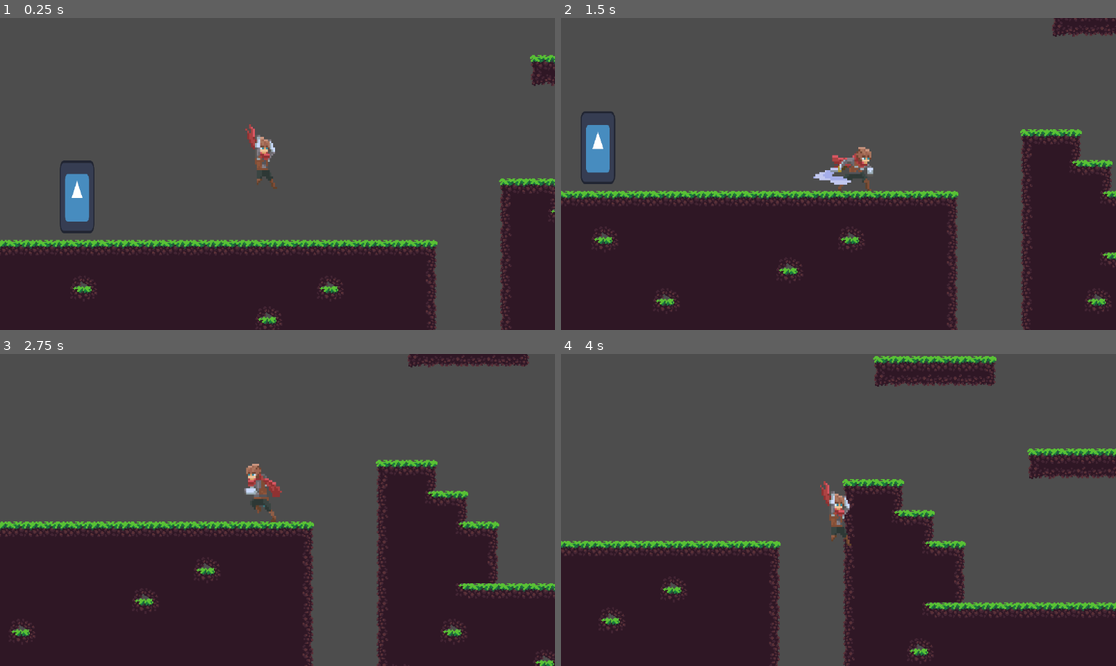
Above: before the commit, frames 1-4 (two rows, left to right).
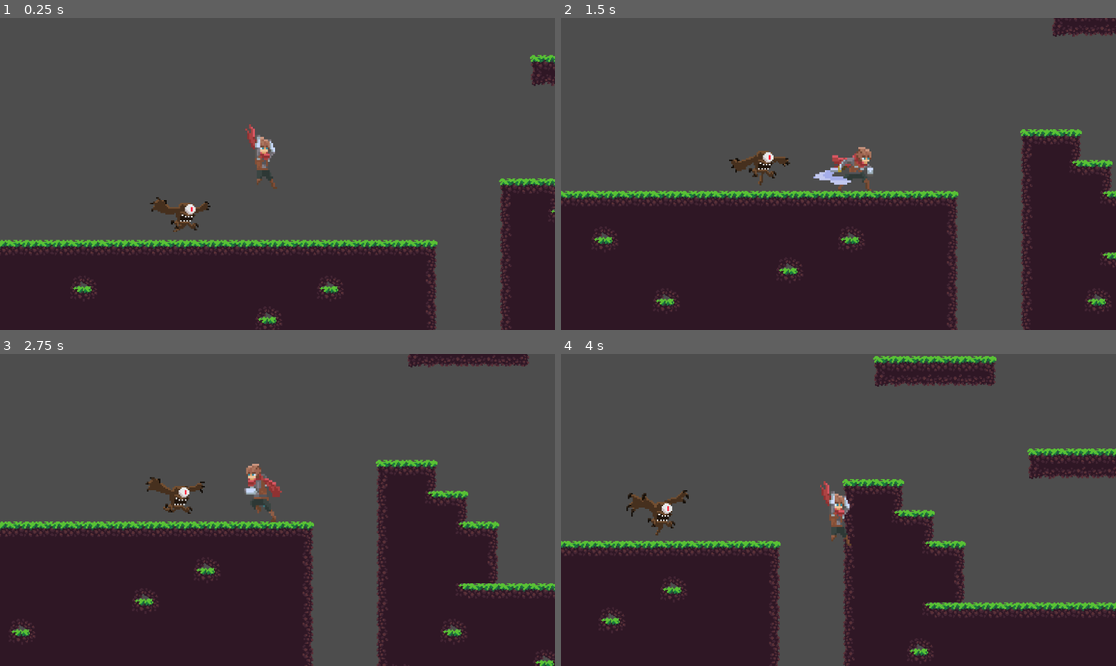
Above: after the commit, the same moments.

Repository: mgarper/Codename-Dream
Game: Godot game, scene res://Scenes/try_scene.tscn
Two runs of this game, one before a commit and one after it. Both use one fixed random seed, a clock stepped at 60 frames per second and the inputs below. The engine's default icon, where the game draws it, is replaced by a stand-in: a white triangle on a blue panel in a dark square.
Inputs (mouse positions are in pixels of both pictures, inside the frame that each line leads up to):
- Up to frame 1 (0.25 s): no input
- Up to frame 2 (1.5 s): move the mouse to (960, 158) at 0.52 s; hold D (move_right) from 0.53 s (still down); click (960, 158) at 0.6 s; tap Space (jump) at 0.77 s; move the mouse to (727, 189) at 1.27 s; click (727, 189) at 1.35 s
- Up to frame 3 (2.75 s): tap Space (jump) at 1.52 s; move the mouse to (333, 441) at 2.02 s; release D (move_right) at 2.03 s; hold A (move_left) from 2.03 s (still down); right-click (333, 441) at 2.1 s; click (333, 441) at 2.3 s
- Up to frame 4 (4 s): move the mouse to (810, 572) at 2.77 s; release A (move_left) at 2.78 s; hold D (move_right) from 2.78 s (still down); tap X (dash) at 2.85 s; tap Space (jump) at 3.02, 3.77 s; click (810, 572) at 3.05 s; move the mouse to (1005, 556) at 3.52 s; click (1005, 556) at 3.6 s

The runs differ from the first frame. In frame 1, 1.4% of the frame differs, in the area x 10-38%, y 45-70%; in frame 2, 1.3%; in frame 3, 0.5%; in frame 4, 0.6%.

Commit message:
First enemy created with basic functions

Diff:
--- a/Juego/Scenes/flying_enemy.tscn
+++ b/Juego/Scenes/flying_enemy.tscn
@@ -1,3 +1,232 @@
-[gd_scene format=3 uid="uid://c2drhko8d5vya"]
+[gd_scene load_steps=32 format=3 uid="uid://c2drhko8d5vya"]
+
+[ext_resource type="Texture2D" uid="uid://ciiuhesc5v1sm" path="res://SPRITES/enemie 2/Attack.png" id="1_lf402"]
+[ext_resource type="Script" path="res://Scripts/flying_enemy.gd" id="1_mypw8"]
+[ext_resource type="Texture2D" uid="uid://fowo7dpo3quj" path="res://SPRITES/enemie 2/Flight.png" id="1_ow864"]
+[ext_resource type="Texture2D" uid="uid://doaqthcaff0ky" path="res://SPRITES/enemie 2/Death.png" id="2_wf6sf"]
+[ext_resource type="Texture2D" uid="uid://d08snbbq7tb6e" path="res://SPRITES/enemie 2/Take Hit.png" id="4_wisfa"]
+
+[sub_resource type="RectangleShape2D" id="RectangleShape2D_gwpd1"]
+size = Vector2(62, 26)
+
+[sub_resource type="AtlasTexture" id="AtlasTexture_q7ogp"]
+atlas = ExtResource("1_lf402")
+region = Rect2(0, 0, 150, 150)
+
+[sub_resource type="AtlasTexture" id="AtlasTexture_ij2fs"]
+atlas = ExtResource("1_lf402")
+region = Rect2(150, 0, 150, 150)
+
+[sub_resource type="AtlasTexture" id="AtlasTexture_vqxe0"]
+atlas = ExtResource("1_lf402")
+region = Rect2(300, 0, 150, 150)
+
+[sub_resource type="AtlasTexture" id="AtlasTexture_k2ehc"]
+atlas = ExtResource("1_lf402")
+region = Rect2(450, 0, 150, 150)
+
+[sub_resource type="AtlasTexture" id="AtlasTexture_wm4xp"]
+atlas = ExtResource("1_lf402")
+region = Rect2(600, 0, 150, 150)
+
+[sub_resource type="AtlasTexture" id="AtlasTexture_iyave"]
+atlas = ExtResource("1_lf402")
+region = Rect2(750, 0, 150, 150)
+
+[sub_resource type="AtlasTexture" id="AtlasTexture_612c5"]
+atlas = ExtResource("1_lf402")
+region = Rect2(900, 0, 150, 150)
+
+[sub_resource type="AtlasTexture" id="AtlasTexture_usbkh"]
+atlas = ExtResource("1_lf402")
+region = Rect2(1050, 0, 150, 150)
+
+[sub_resource type="AtlasTexture" id="AtlasTexture_jnxp5"]
+atlas = ExtResource("2_wf6sf")
+region = Rect2(0, 0, 150, 150)
+
+[sub_resource type="AtlasTexture" id="AtlasTexture_nqg33"]
+atlas = ExtResource("2_wf6sf")
+region = Rect2(150, 0, 150, 150)
+
+[sub_resource type="AtlasTexture" id="AtlasTexture_k8y7d"]
+atlas = ExtResource("2_wf6sf")
+region = Rect2(300, 0, 150, 150)
+
+[sub_resource type="AtlasTexture" id="AtlasTexture_anl47"]
+atlas = ExtResource("2_wf6sf")
+region = Rect2(450, 0, 150, 150)
+
+[sub_resource type="AtlasTexture" id="AtlasTexture_3i7np"]
+atlas = ExtResource("1_ow864")
+region = Rect2(0, 0, 150, 150)
+
+[sub_resource type="AtlasTexture" id="AtlasTexture_tfkv8"]
+atlas = ExtResource("1_ow864")
+region = Rect2(150, 0, 150, 150)
+
+[sub_resource type="AtlasTexture" id="AtlasTexture_ryi24"]
+atlas = ExtResource("1_ow864")
+region = Rect2(300, 0, 150, 150)
+
+[sub_resource type="AtlasTexture" id="AtlasTexture_hoiuo"]
+atlas = ExtResource("1_ow864")
+region = Rect2(450, 0, 150, 150)
+
+[sub_resource type="AtlasTexture" id="AtlasTexture_ys038"]
+atlas = ExtResource("1_ow864")
+region = Rect2(600, 0, 150, 150)
+
+[sub_resource type="AtlasTexture" id="AtlasTexture_21yuy"]
+atlas = ExtResource("1_ow864")
+region = Rect2(750, 0, 150, 150)
+
+[sub_resource type="AtlasTexture" id="AtlasTexture_hn4fu"]
+atlas = ExtResource("1_ow864")
+region = Rect2(900, 0, 150, 150)
+
+[sub_resource type="AtlasTexture" id="AtlasTexture_evjrl"]
+atlas = ExtResource("1_ow864")
+region = Rect2(1050, 0, 150, 150)
+
+[sub_resource type="AtlasTexture" id="AtlasTexture_opd07"]
+atlas = ExtResource("4_wisfa")
+region = Rect2(0, 0, 150, 150)
+
+[sub_resource type="AtlasTexture" id="AtlasTexture_v1qan"]
+atlas = ExtResource("4_wisfa")
+region = Rect2(150, 0, 150, 150)
+
+[sub_resource type="AtlasTexture" id="AtlasTexture_7ya7p"]
+atlas = ExtResource("4_wisfa")
+region = Rect2(300, 0, 150, 150)
+
+[sub_resource type="AtlasTexture" id="AtlasTexture_rxtye"]
+atlas = ExtResource("4_wisfa")
+region = Rect2(450, 0, 150, 150)
+
+[sub_resource type="SpriteFrames" id="SpriteFrames_8pstw"]
+animations = [{
+"frames": [{
+"duration": 1.0,
+"texture": SubResource("AtlasTexture_q7ogp")
+}, {
+"duration": 1.0,
+"texture": SubResource("AtlasTexture_ij2fs")
+}, {
+"duration": 1.0,
+"texture": SubResource("AtlasTexture_vqxe0")
+}, {
+"duration": 1.0,
+"texture": SubResource("AtlasTexture_k2ehc")
+}, {
+"duration": 1.0,
+"texture": SubResource("AtlasTexture_wm4xp")
+}, {
+"duration": 1.0,
+"texture": SubResource("AtlasTexture_iyave")
+}, {
+"duration": 1.0,
+"texture": SubResource("AtlasTexture_612c5")
+}, {
+"duration": 1.0,
+"texture": SubResource("AtlasTexture_usbkh")
+}],
+"loop": true,
+"name": &"Attack",
+"speed": 13.0
+}, {
+"frames": [{
+"duration": 1.0,
+"texture": SubResource("AtlasTexture_jnxp5")
+}, {
+"duration": 1.0,
+"texture": SubResource("AtlasTexture_nqg33")
+}, {
+"duration": 1.0,
+"texture": SubResource("AtlasTexture_k8y7d")
+}, {
+"duration": 1.0,
+"texture": SubResource("AtlasTexture_anl47")
+}],
+"loop": false,
+"name": &"Death",
+"speed": 12.0
+}, {
+"frames": [{
+"duration": 1.0,
+"texture": SubResource("AtlasTexture_3i7np")
+}, {
+"duration": 1.0,
+"texture": SubResource("AtlasTexture_tfkv8")
+}, {
+"duration": 1.0,
+"texture": SubResource("AtlasTexture_ryi24")
+}, {
+"duration": 1.0,
+"texture": SubResource("AtlasTexture_hoiuo")
+}, {
+"duration": 1.0,
+"texture": SubResource("AtlasTexture_ys038")
+}, {
+"duration": 1.0,
+"texture": SubResource("AtlasTexture_21yuy")
+}, {
+"duration": 1.0,
+"texture": SubResource("AtlasTexture_hn4fu")
+}, {
+"duration": 1.0,
+"texture": SubResource("AtlasTexture_evjrl")
+}],
+"loop": true,
+"name": &"Flight",
+"speed": 17.0
+}, {
+"frames": [{
+"duration": 1.0,
+"texture": SubResource("AtlasTexture_opd07")
+}, {
+"duration": 1.0,
+"texture": SubResource("AtlasTexture_v1qan")
+}, {
+"duration": 1.0,
+"texture": SubResource("AtlasTexture_7ya7p")
+}, {
+"duration": 1.0,
+"texture": SubResource("AtlasTexture_rxtye")
+}],
+"loop": true,
+"name": &"Take_hit",
+"speed": 10.0
+}]
 
 [node name="FLYING_ENEMY" type="Node2D"]
+
+[node name="flying_enemy" type="CharacterBody2D" parent="."]
+script = ExtResource("1_mypw8")
+
+[node name="MC_detector_A" type="RayCast2D" parent="flying_enemy"]
+position = Vector2(160, 151)
+target_position = Vector2(141, 0)
+
+[node name="CollisionShape2D" type="CollisionShape2D" parent="flying_enemy"]
+position = Vector2(159, 151)
+shape = SubResource("RectangleShape2D_gwpd1")
+
+[node name="AnimatedSprite2D" type="AnimatedSprite2D" parent="flying_enemy"]
+position = Vector2(156, 151)
+scale = Vector2(1.57667, 1.51333)
+sprite_frames = SubResource("SpriteFrames_8pstw")
+animation = &"Flight"
+
+[node name="MC_detector_B" type="RayCast2D" parent="flying_enemy"]
+position = Vector2(162, 151)
+target_position = Vector2(-136, 0)
+
+[node name="Attack_detector_A" type="RayCast2D" parent="flying_enemy"]
+position = Vector2(170, 149)
+target_position = Vector2(48, 0)
+
+[node name="Attack_detector_B" type="RayCast2D" parent="flying_enemy"]
+position = Vector2(155, 148)
+target_position = Vector2(-52, 0)
--- a/Juego/Scenes/try_scene.tscn
+++ b/Juego/Scenes/try_scene.tscn
@@ -1,8 +1,8 @@
-[gd_scene load_steps=7 format=3 uid="uid://e5s1u8dpgk3n"]
+[gd_scene load_steps=6 format=3 uid="uid://e5s1u8dpgk3n"]
 
 [ext_resource type="PackedScene" uid="uid://cs7wjnol0uw3q" path="res://Scenes/player.tscn" id="2_g4ykx"]
 [ext_resource type="Texture2D" uid="uid://b5ony53qtqnjo" path="res://SPRITES/Parallax and tiles/tiles/grass tileset.png" id="2_htogq"]
-[ext_resource type="Texture2D" uid="uid://b1onax1euquxp" path="res://icon.svg" id="3_vtyy5"]
+[ext_resource type="PackedScene" uid="uid://c2drhko8d5vya" path="res://Scenes/flying_enemy.tscn" id="2_j302s"]
 
 [sub_resource type="TileSetAtlasSource" id="TileSetAtlasSource_w7y4l"]
 texture = ExtResource("2_htogq")
@@ -684,27 +684,16 @@
 physics_layer_0/collision_layer = 1
 sources/0 = SubResource("TileSetAtlasSource_w7y4l")
 
-[sub_resource type="RectangleShape2D" id="RectangleShape2D_parb6"]
-size = Vector2(32, 79)
-
 [node name="Node2D" type="Node2D"]
 
 [node name="MAIN_CHARACTER" parent="." instance=ExtResource("2_g4ykx")]
 z_index = 1
 position = Vector2(-96, 4)
 
+[node name="FLYING_ENEMY" parent="." groups=["Enemigos"] instance=ExtResource("2_j302s")]
+position = Vector2(54, 170)
+
 [node name="TileMap" type="TileMap" parent="."]
 tile_set = SubResource("TileSet_7mggr")
 format = 2
 layer_0/tile_data = PackedInt32Array(720896, 65536, 0, 720897, 65536, 0, 720898, 65536, 0, 720899, 65536, 0, 720900, 65 …(12452 unchanged characters)…
-
-[node name="Test_Enemy" type="StaticBody2D" parent="." groups=["Enemigos"]]
-
-[node name="Sprite2D" type="Sprite2D" parent="Test_Enemy"]
-position = Vector2(106, 307.25)
-scale = Vector2(0.28125, 0.589843)
-texture = ExtResource("3_vtyy5")
-
-[node name="CollisionShape2D" type="CollisionShape2D" parent="Test_Enemy"]
-position = Vector2(106, 312.5)
-shape = SubResource("RectangleShape2D_parb6")
--- a/Juego/Scripts/Player.gd
+++ b/Juego/Scripts/Player.gd
@@ -115,5 +115,5 @@
 		set_physics_process(true)
 
 func _on_detector_body_entered(body):
-	if body.is_in_group("Enemigos"):
-		body.queue_free()
+	if body.name == "flying_enemy":
+		body.dead()
--- /dev/null
+++ b/Juego/Scripts/flying_enemy.gd
@@ -0,0 +1,81 @@
+extends CharacterBody2D
+
+var MC_Detector_A
+var MC_Detector_B
+var Attack_Detector_A
+var Attack_Detector_B
+var enemy_sprite
+
+
+var speed
+var is_attacking
+var is_moving
+
+func _ready():
+	MC_Detector_A = $MC_detector_A
+	MC_Detector_B = $MC_detector_B
+	Attack_Detector_A = $Attack_detector_A
+	Attack_Detector_B = $Attack_detector_B
+	enemy_sprite = $AnimatedSprite2D
+
+	speed = 50
+	is_attacking = false
+	is_moving = false
+
+	enemy_sprite.play("Flight")
+
+func _physics_process(delta):
+	var collision
+
+	if Attack_Detector_A.is_colliding():
+		collision = Attack_Detector_A.get_collider()
+		if collision.name == "Player":
+			enemy_sprite.flip_h = false
+			velocity.x = speed + 10
+			is_attacking = true
+			enemy_sprite.play("Attack")
+	elif Attack_Detector_B.is_colliding():
+		collision = Attack_Detector_B.get_collider()
+		if collision.name == "Player":
+			enemy_sprite.flip_h = true
+			velocity.x = -speed - 10
+			is_attacking = true
+			enemy_sprite.play("Attack")
+	else:
+		is_attacking = false
+
+	if MC_Detector_A.is_colliding() && !is_attacking:
+		collision = MC_Detector_A.get_collider()
+		if collision.name == "Player":
+			enemy_sprite.flip_h = false
+			velocity.x = speed
+			is_attacking = false
+			is_moving = true
+			enemy_sprite.play("Flight")
+	elif MC_Detector_B.is_colliding() && !is_attacking:
+		collision = MC_Detector_B.get_collider()
+		if collision.name == "Player":
+			enemy_sprite.flip_h = true
+			velocity.x = -speed
+			is_attacking = false
+			is_moving = true
+			enemy_sprite.play("Flight")
+	else:
+		is_moving = false
+
+
+
+
+
+	if !is_moving && !is_attacking:
+		velocity.x = 0
+
+	move_and_slide()
+
+
+
+func dead():
+	set_physics_process(false)
+	enemy_sprite.play("Death")
+	await enemy_sprite.animation_finished
+	self.queue_free()
